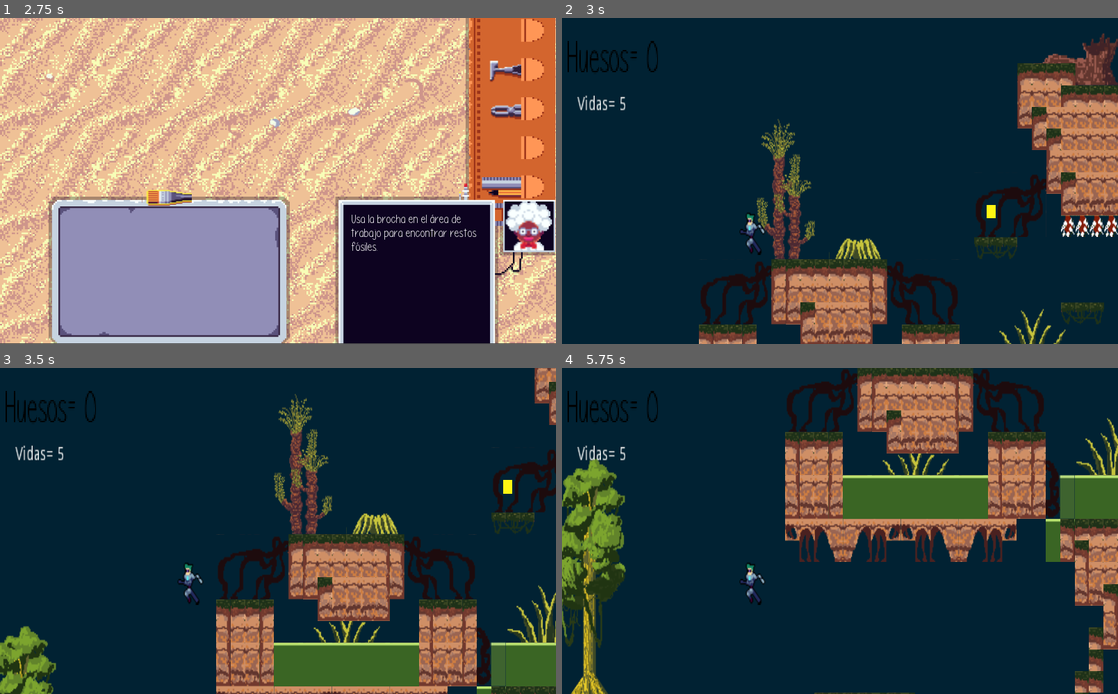
Above: before the commit, frames 1-4 (two rows, left to right).
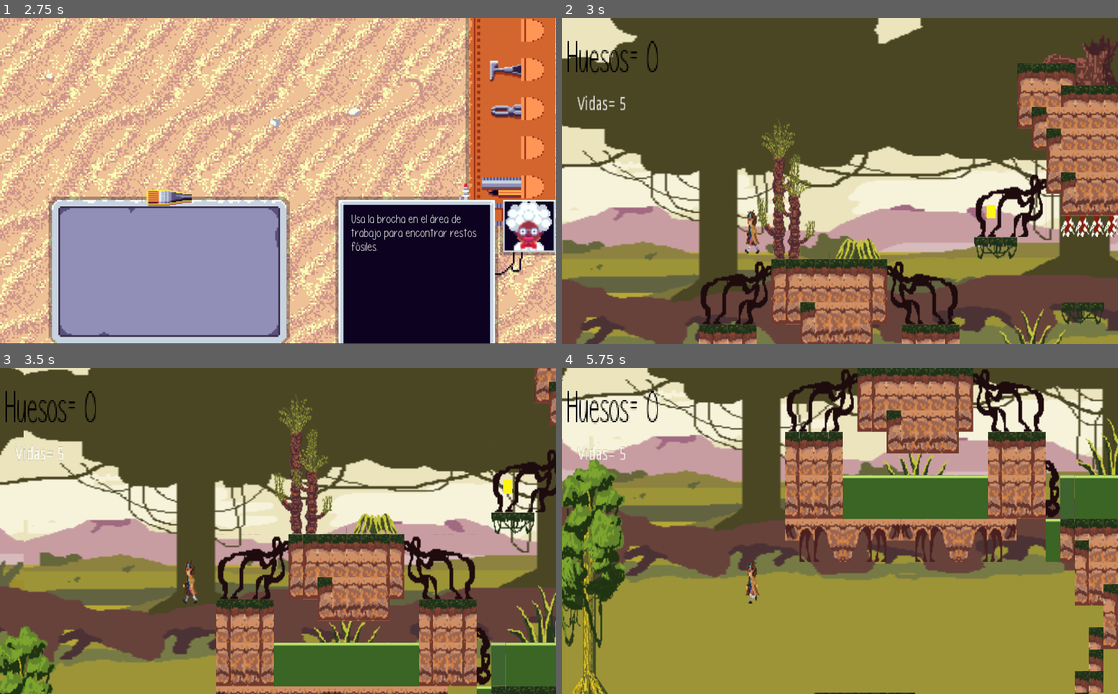
Above: after the commit, the same moments.

Repository: nahuelcosta/Backtothemesozoic
Game: Godot game, scene res://Escenas/Menuprincipal.tscn
Two runs of this game, one before a commit and one after it. Both use one fixed random seed, a clock stepped at 60 frames per second and the inputs below.
Inputs (mouse positions are in pixels of both pictures, inside the frame that each line leads up to):
- Up to frame 1 (2.75 s): click (278, 259) at 0.5 s; tap Enter at 1.25 s; move the mouse to (400, 164) at 1.27 s; press the mouse at (400, 164) at 1.28 s; hold Right (ui_right) from 1.28 s (still down); tap Up (ui_up) at 1.52, 2.27 s; tap Space at 2 s; move the mouse to (166, 197) at 2.02 s; release the mouse at (166, 197) at 2.03 s; right-click (166, 197) at 2.1 s
- Up to frame 2 (3 s): tap Enter at 2.75 s; move the mouse to (895, 109) at 2.77 s; release Right (ui_right) at 2.78 s; hold Left (ui_left) from 2.78 s (still down); hold 1 from 2.78 s (still down)
- Up to frame 3 (3.5 s): keep holding Left (ui_left); keep holding 1
- Up to frame 4 (5.75 s): move the mouse to (812, 596) at 3.52 s; release Left (ui_left) at 3.53 s; release 1 at 3.53 s; hold Right (ui_right) 3.53-5.03 s; click (812, 596) at 3.6 s; tap Up (ui_up) at 3.77, 4.52, 5.27 s; move the mouse to (1006, 579) at 4.27 s; hold Right mouse button (clickder) 4.28-5.03 s; move the mouse to (673, 482) at 5.02 s; hold Left (ui_left) from 5.03 s (still down); tap 1 at 5.1 s

Frame 1 is identical in both runs. In frame 2, 81% of the frame differs, in the area x 0-100%, y 0-100%; in frame 3, 76%; in frame 4, 71%.

Commit message:
sprite de mecha

Diff:
--- a/Godot/Paleonto-Jam/Escenas/Demo.tscn
+++ b/Godot/Paleonto-Jam/Escenas/Demo.tscn
@@ -1,17 +1,9 @@
-[gd_scene load_steps=57 format=2]
-
-[ext_resource path="res://Sprites/stop2.png" type="Texture" id=1]
+[gd_scene load_steps=65 format=2]
+
+[ext_resource path="res://Sprites/paleontologo_idle.png" type="Texture" id=1]
 [ext_resource path="res://Scripts/Player.gd" type="Script" id=2]
-[ext_resource path="res://Sprites/mov2.png" type="Texture" id=3]
+[ext_resource path="res://Sprites/paleontologo_walk.png" type="Texture" id=3]
 [ext_resource path="res://Sprites/backgroundampliado.png" type="Texture" id=4]
-[ext_resource path="res://Sprites/mov4.png" type="Texture" id=5]
-[ext_resource path="res://Sprites/stop4.png" type="Texture" id=6]
-[ext_resource path="res://Sprites/stop3.png" type="Texture" id=7]
-[ext_resource path="res://Sprites/stop1.png" type="Texture" id=8]
-[ext_resource path="res://Sprites/mov3.png" type="Texture" id=9]
-[ext_resource path="res://Sprites/mov6.png" type="Texture" id=10]
-[ext_resource path="res://Sprites/mov5.png" type="Texture" id=11]
-[ext_resource path="res://Sprites/mov1.png" type="Texture" id=12]
 [ext_resource path="res://Scripts/Plataforma.gd" type="Script" id=13]
 [ext_resource path="res://Please write me a song.ttf" type="DynamicFontData" id=14]
 [ext_resource path="res://Scripts/Moneda.gd" type="Script" id=15]
@@ -20,8 +12,6 @@
 [ext_resource path="res://Escenas/StaticBody.gd" type="Script" id=20]
 [ext_resource path="res://Sprites/tilesetfinal.png" type="Texture" id=22]
 [ext_resource path="res://Sprites/demostracionconplayer.png" type="Texture" id=23]
-[ext_resource path="res://Sprites/HealthSprite.png" type="Texture" id=24]
-[ext_resource path="res://Escenas/barravida.gd" type="Script" id=25]
 
 [sub_resource type="ConvexPolygonShape2D" id=1]
 points = PoolVector2Array( 0, 0, 32, 0, 32, 32, 0, 32 )
@@ -29,11 +19,32 @@
 [sub_resource type="ConvexPolygonShape2D" id=2]
 points = PoolVector2Array( 0, 0, 32, 0, 32, 32, 0, 32 )
 
+[sub_resource type="ConvexPolygonShape2D" id=3]
+points = PoolVector2Array( 16, 48, 0, 48, 0, 0, 16, 0 )
+
+[sub_resource type="ConvexPolygonShape2D" id=4]
+points = PoolVector2Array( 16, 48, 0, 48, 0, 0, 16, 0 )
+
+[sub_resource type="ConvexPolygonShape2D" id=5]
+points = PoolVector2Array( 0, 0, 16, 0, 16, 16, 0, 16 )
+
+[sub_resource type="ConvexPolygonShape2D" id=6]
+points = PoolVector2Array( 0, 0, 16, 0, 16, 16, 0, 16 )
+
+[sub_resource type="ConvexPolygonShape2D" id=7]
+points = PoolVector2Array( 0, 0, 16, 0, 16, 16, 0, 16 )
+
+[sub_resource type="ConvexPolygonShape2D" id=8]
+points = PoolVector2Array( 0, 0, 16, 0, 16, 16, 0, 16 )
+
+[sub_resource type="ConvexPolygonShape2D" id=9]
+points = PoolVector2Array( 0, 0, 16, 0, 16, 16, 0, 16 )
+
 [sub_resource type="ConvexPolygonShape2D" id=10]
-points = PoolVector2Array( 16, 48, 0, 48, 0, 0, 16, 0 )
+points = PoolVector2Array( 0, 0, 16, 0, 16, 16, 0, 16 )
 
 [sub_resource type="ConvexPolygonShape2D" id=11]
-points = PoolVector2Array( 16, 48, 0, 48, 0, 0, 16, 0 )
+points = PoolVector2Array( 0, 0, 16, 0, 16, 16, 0, 16 )
 
 [sub_resource type="ConvexPolygonShape2D" id=12]
 points = PoolVector2Array( 0, 0, 16, 0, 16, 16, 0, 16 )
@@ -75,36 +86,16 @@
 points = PoolVector2Array( 0, 0, 16, 0, 16, 16, 0, 16 )
 
 [sub_resource type="ConvexPolygonShape2D" id=25]
-points = PoolVector2Array( 0, 0, 16, 0, 16, 16, 0, 16 )
+points = PoolVector2Array( 48, 8.85233, 0, 8.85233, 0, 0.0147552, 48, 0.0147552 )
 
 [sub_resource type="ConvexPolygonShape2D" id=26]
-points = PoolVector2Array( 0, 0, 16, 0, 16, 16, 0, 16 )
+points = PoolVector2Array( 48, 8.06026, 0.232994, 8.06026, 0.232994, 0.152946, 48, 0.152946 )
 
 [sub_resource type="ConvexPolygonShape2D" id=27]
-points = PoolVector2Array( 0, 0, 16, 0, 16, 16, 0, 16 )
-
-[sub_resource type="ConvexPolygonShape2D" id=28]
-points = PoolVector2Array( 0, 0, 16, 0, 16, 16, 0, 16 )
-
-[sub_resource type="ConvexPolygonShape2D" id=29]
-points = PoolVector2Array( 0, 0, 16, 0, 16, 16, 0, 16 )
-
-[sub_resource type="ConvexPolygonShape2D" id=30]
-points = PoolVector2Array( 0, 0, 16, 0, 16, 16, 0, 16 )
-
-[sub_resource type="ConvexPolygonShape2D" id=31]
-points = PoolVector2Array( 0, 0, 16, 0, 16, 16, 0, 16 )
-
-[sub_resource type="ConvexPolygonShape2D" id=32]
-points = PoolVector2Array( 48, 8.85233, 0, 8.85233, 0, 0.0147552, 48, 0.0147552 )
-
-[sub_resource type="ConvexPolygonShape2D" id=33]
-points = PoolVector2Array( 48, 8.06026, 0.232994, 8.06026, 0.232994, 0.152946, 48, 0.152946 )
-
-[sub_resource type="ConvexPolygonShape2D" id=34]
 points = PoolVector2Array( 0, 0, 52, 0, 52, 50, 0, 50 )
 
-[sub_resource type="TileSet" id=3]
+[sub_resource type="TileSet" id=28]
+resource_local_to_scene = true
 0/name = "tilesetfinal.png 0"
 0/texture = ExtResource( 22 )
 0/tex_offset = Vector2( 0, 0 )
@@ -166,74 +157,74 @@
 2/navigation_offset = Vector2( 0, 0 )
 2/shape_offset = Vector2( 0, 0 )
 2/shape_transform = Transform2D( 1, 0, 0, 1, 0, 0 )
-2/shape = SubResource( 12 )
+2/shape = SubResource( 5 )
 2/shape_one_way = false
 2/shape_one_way_margin = 1.0
 2/shapes = [ {
 "autotile_coord": Vector2( 0, 0 ),
 "one_way": false,
 "one_way_margin": 1.0,
+"shape": SubResource( 5 ),
+"shape_transform": Transform2D( 1, 0, 0, 1, 0, 0 )
+}, {
+"autotile_coord": Vector2( 0, 0 ),
+"one_way": false,
+"one_way_margin": 1.0,
+"shape": SubResource( 6 ),
+"shape_transform": Transform2D( 1, 0, 0, 1, 0, 0 )
+}, {
+"autotile_coord": Vector2( 1, 0 ),
+"one_way": false,
+"one_way_margin": 1.0,
+"shape": SubResource( 7 ),
+"shape_transform": Transform2D( 1, 0, 0, 1, 0, 0 )
+}, {
+"autotile_coord": Vector2( 2, 0 ),
+"one_way": false,
+"one_way_margin": 1.0,
+"shape": SubResource( 8 ),
+"shape_transform": Transform2D( 1, 0, 0, 1, 0, 0 )
+}, {
+"autotile_coord": Vector2( 0, 1 ),
+"one_way": false,
+"one_way_margin": 1.0,
+"shape": SubResource( 9 ),
+"shape_transform": Transform2D( 1, 0, 0, 1, 0, 0 )
+}, {
+"autotile_coord": Vector2( 1, 1 ),
+"one_way": false,
+"one_way_margin": 1.0,
+"shape": SubResource( 10 ),
+"shape_transform": Transform2D( 1, 0, 0, 1, 0, 0 )
+}, {
+"autotile_coord": Vector2( 1, 1 ),
+"one_way": false,
+"one_way_margin": 1.0,
+"shape": SubResource( 11 ),
+"shape_transform": Transform2D( 1, 0, 0, 1, 0, 0 )
+}, {
+"autotile_coord": Vector2( 2, 1 ),
+"one_way": false,
+"one_way_margin": 1.0,
 "shape": SubResource( 12 ),
 "shape_transform": Transform2D( 1, 0, 0, 1, 0, 0 )
 }, {
-"autotile_coord": Vector2( 0, 0 ),
+"autotile_coord": Vector2( 0, 2 ),
 "one_way": false,
 "one_way_margin": 1.0,
 "shape": SubResource( 13 ),
 "shape_transform": Transform2D( 1, 0, 0, 1, 0, 0 )
 }, {
-"autotile_coord": Vector2( 1, 0 ),
+"autotile_coord": Vector2( 1, 2 ),
 "one_way": false,
 "one_way_margin": 1.0,
 "shape": SubResource( 14 ),
 "shape_transform": Transform2D( 1, 0, 0, 1, 0, 0 )
 }, {
-"autotile_coord": Vector2( 2, 0 ),
+"autotile_coord": Vector2( 2, 2 ),
 "one_way": false,
 "one_way_margin": 1.0,
 "shape": SubResource( 15 ),
-"shape_transform": Transform2D( 1, 0, 0, 1, 0, 0 )
-}, {
-"autotile_coord": Vector2( 0, 1 ),
-"one_way": false,
-"one_way_margin": 1.0,
-"shape": SubResource( 16 ),
-"shape_transform": Transform2D( 1, 0, 0, 1, 0, 0 )
-}, {
-"autotile_coord": Vector2( 1, 1 ),
-"one_way": false,
-"one_way_margin": 1.0,
-"shape": SubResource( 17 ),
-"shape_transform": Transform2D( 1, 0, 0, 1, 0, 0 )
-}, {
-"autotile_coord": Vector2( 1, 1 ),
-"one_way": false,
-"one_way_margin": 1.0,
-"shape": SubResource( 18 ),
-"shape_transform": Transform2D( 1, 0, 0, 1, 0, 0 )
-}, {
-"autotile_coord": Vector2( 2, 1 ),
-"one_way": false,
-"one_way_margin": 1.0,
-"shape": SubResource( 19 ),
-"shape_transform": Transform2D( 1, 0, 0, 1, 0, 0 )
-}, {
-"autotile_coord": Vector2( 0, 2 ),
-"one_way": false,
-"one_way_margin": 1.0,
-"shape": SubResource( 20 ),
-"shape_transform": Transform2D( 1, 0, 0, 1, 0, 0 )
-}, {
-"autotile_coord": Vector2( 1, 2 ),
-"one_way": false,
-"one_way_margin": 1.0,
-"shape": SubResource( 21 ),
-"shape_transform": Transform2D( 1, 0, 0, 1, 0, 0 )
-}, {
-"autotile_coord": Vector2( 2, 2 ),
-"one_way": false,
-"one_way_margin": 1.0,
-"shape": SubResource( 22 ),
 "shape_transform": Transform2D( 1, 0, 0, 1, 0, 0 )
 } ]
 2/z_index = 0
@@ -256,62 +247,62 @@
 3/navigation_offset = Vector2( 0, 0 )
 3/shape_offset = Vector2( 0, 0 )
 3/shape_transform = Transform2D( 1, 0, 0, 1, 0, 0 )
-3/shape = SubResource( 23 )
+3/shape = SubResource( 16 )
 3/shape_one_way = false
 3/shape_one_way_margin = 1.0
 3/shapes = [ {
 "autotile_coord": Vector2( 0, 0 ),
 "one_way": false,
 "one_way_margin": 1.0,
+"shape": SubResource( 16 ),
+"shape_transform": Transform2D( 1, 0, 0, 1, 0, 0 )
+}, {
+"autotile_coord": Vector2( 1, 0 ),
+"one_way": false,
+"one_way_margin": 1.0,
+"shape": SubResource( 17 ),
+"shape_transform": Transform2D( 1, 0, 0, 1, 0, 0 )
+}, {
+"autotile_coord": Vector2( 2, 0 ),
+"one_way": false,
+"one_way_margin": 1.0,
+"shape": SubResource( 18 ),
+"shape_transform": Transform2D( 1, 0, 0, 1, 0, 0 )
+}, {
+"autotile_coord": Vector2( 0, 1 ),
+"one_way": false,
+"one_way_margin": 1.0,
+"shape": SubResource( 19 ),
+"shape_transform": Transform2D( 1, 0, 0, 1, 0, 0 )
+}, {
+"autotile_coord": Vector2( 1, 1 ),
+"one_way": false,
+"one_way_margin": 1.0,
+"shape": SubResource( 20 ),
+"shape_transform": Transform2D( 1, 0, 0, 1, 0, 0 )
+}, {
+"autotile_coord": Vector2( 2, 1 ),
+"one_way": false,
+"one_way_margin": 1.0,
+"shape": SubResource( 21 ),
+"shape_transform": Transform2D( 1, 0, 0, 1, 0, 0 )
+}, {
+"autotile_coord": Vector2( 0, 2 ),
+"one_way": false,
+"one_way_margin": 1.0,
+"shape": SubResource( 22 ),
+"shape_transform": Transform2D( 1, 0, 0, 1, 0, 0 )
+}, {
+"autotile_coord": Vector2( 1, 2 ),
+"one_way": false,
+"one_way_margin": 1.0,
 "shape": SubResource( 23 ),
 "shape_transform": Transform2D( 1, 0, 0, 1, 0, 0 )
 }, {
-"autotile_coord": Vector2( 1, 0 ),
+"autotile_coord": Vector2( 2, 2 ),
 "one_way": false,
 "one_way_margin": 1.0,
 "shape": SubResource( 24 ),
-"shape_transform": Transform2D( 1, 0, 0, 1, 0, 0 )
-}, {
-"autotile_coord": Vector2( 2, 0 ),
-"one_way": false,
-"one_way_margin": 1.0,
-"shape": SubResource( 25 ),
-"shape_transform": Transform2D( 1, 0, 0, 1, 0, 0 )
-}, {
-"autotile_coord": Vector2( 0, 1 ),
-"one_way": false,
-"one_way_margin": 1.0,
-"shape": SubResource( 26 ),
-"shape_transform": Transform2D( 1, 0, 0, 1, 0, 0 )
-}, {
-"autotile_coord": Vector2( 1, 1 ),
-"one_way": false,
-"one_way_margin": 1.0,
-"shape": SubResource( 27 ),
-"shape_transform": Transform2D( 1, 0, 0, 1, 0, 0 )
-}, {
-"autotile_coord": Vector2( 2, 1 ),
-"one_way": false,
-"one_way_margin": 1.0,
-"shape": SubResource( 28 ),
-"shape_transform": Transform2D( 1, 0, 0, 1, 0, 0 )
-}, {
-"autotile_coord": Vector2( 0, 2 ),
-"one_way": false,
-"one_way_margin": 1.0,
-"shape": SubResource( 29 ),
-"shape_transform": Transform2D( 1, 0, 0, 1, 0, 0 )
-}, {
-"autotile_coord": Vector2( 1, 2 ),
-"one_way": false,
-"one_way_margin": 1.0,
-"shape": SubResource( 30 ),
-"shape_transform": Transform2D( 1, 0, 0, 1, 0, 0 )
-}, {
-"autotile_coord": Vector2( 2, 2 ),
-"one_way": false,
-"one_way_margin": 1.0,
-"shape": SubResource( 31 ),
 "shape_transform": Transform2D( 1, 0, 0, 1, 0, 0 )
 } ]
 3/z_index = 0
@@ -889,45 +880,140 @@
 41/navigation_offset = Vector2( 0, 0 )
 41/shape_offset = Vector2( 0, 0 )
 41/shape_transform = Transform2D( 1, 0, 0, 1, 0, 0 )
-41/shape = SubResource( 34 )
+41/shape = SubResource( 27 )
 41/shape_one_way = false
 41/shape_one_way_margin = 1.0
 41/shapes = [ {
 "autotile_coord": Vector2( 0, 0 ),
 "one_way": false,
 "one_way_margin": 1.0,
-"shape": SubResource( 34 ),
+"shape": SubResource( 27 ),
 "shape_transform": Transform2D( 1, 0, 0, 1, 0, 0 )
 } ]
 41/z_index = 0
 
-[sub_resource type="RectangleShape2D" id=4]
+[sub_resource type="RectangleShape2D" id=29]
 extents = Vector2( 101.384, 10 )
 
-[sub_resource type="RectangleShape2D" id=5]
+[sub_resource type="RectangleShape2D" id=30]
 extents = Vector2( 18.6831, 18.8369 )
 
-[sub_resource type="SpriteFrames" id=6]
+[sub_resource type="AtlasTexture" id=31]
+flags = 4
+atlas = ExtResource( 1 )
+region = Rect2( 0, 0, 32, 32 )
+
+[sub_resource type="AtlasTexture" id=32]
+flags = 4
+atlas = ExtResource( 1 )
+region = Rect2( 32, 0, 32, 32 )
+
+[sub_resource type="AtlasTexture" id=33]
+flags = 4
+atlas = ExtResource( 1 )
+region = Rect2( 64, 0, 32, 32 )
+
+[sub_resource type="AtlasTexture" id=34]
+flags = 4
+atlas = ExtResource( 1 )
+region = Rect2( 96, 0, 32, 32 )
+
+[sub_resource type="AtlasTexture" id=35]
+flags = 4
+atlas = ExtResource( 1 )
+region = Rect2( 128, 0, 32, 32 )
+
+[sub_resource type="AtlasTexture" id=36]
+flags = 4
+atlas = ExtResource( 1 )
+region = Rect2( 160, 0, 32, 32 )
+
+[sub_resource type="AtlasTexture" id=37]
+flags = 4
+atlas = ExtResource( 1 )
+region = Rect2( 192, 0, 32, 32 )
+
+[sub_resource type="AtlasTexture" id=38]
+flags = 4
+atlas = ExtResource( 1 )
+region = Rect2( 224, 0, 32, 32 )
+
+[sub_resource type="AtlasTexture" id=39]
+flags = 4
+atlas = ExtResource( 1 )
+region = Rect2( 256, 0, 32, 32 )
+
+[sub_resource type="AtlasTexture" id=40]
+flags = 4
+atlas = ExtResource( 1 )
+region = Rect2( 288, 0, 32, 32 )
+
+[sub_resource type="AtlasTexture" id=41]
+flags = 4
+atlas = ExtResource( 3 )
+region = Rect2( 0, 0, 32, 32 )
+
+[sub_resource type="AtlasTexture" id=42]
+flags = 4
+atlas = ExtResource( 3 )
+region = Rect2( 32, 0, 32, 32 )
+
+[sub_resource type="AtlasTexture" id=43]
+flags = 4
+atlas = ExtResource( 3 )
+region = Rect2( 64, 0, 32, 32 )
+
+[sub_resource type="AtlasTexture" id=44]
+flags = 4
+atlas = ExtResource( 3 )
+region = Rect2( 96, 0, 32, 32 )
+
+[sub_resource type="AtlasTexture" id=45]
+flags = 4
+atlas = ExtResource( 3 )
+region = Rect2( 128, 0, 32, 32 )
+
+[sub_resource type="AtlasTexture" id=46]
+flags = 4
+atlas = ExtResource( 3 )
+region = Rect2( 160, 0, 32, 32 )
+
+[sub_resource type="AtlasTexture" id=47]
+flags = 4
+atlas = ExtResource( 3 )
+region = Rect2( 192, 0, 32, 32 )
+
+[sub_resource type="AtlasTexture" id=48]
+flags = 4
+atlas = ExtResource( 3 )
+region = Rect2( 224, 0, 32, 32 )
+
+[sub_resource type="SpriteFrames" id=49]
 animations = [ {
-"frames": [ ExtResource( 8 ), ExtResource( 1 ), ExtResource( 7 ), ExtResource( 6 ) ],
+"frames": [ SubResource( 31 ), SubResource( 32 ), SubResource( 33 ), SubResource( 34 ), SubResource( 35 ), SubResource( 36 ), SubResource( 37 ), SubResource( 38 ), SubResource( 39 ), SubResource( 40 ) ],
 "loop": true,
 "name": "Stop",
 "speed": 5.0
 }, {
-"frames": [ ExtResource( 12 ), ExtResource( 3 ), ExtResource( 9 ), ExtResource( 5 ), ExtResource( 11 ), ExtResource( 10 ) ],
+"frames": [  ],
+"loop": true,
+"name": "saltar",
+"speed": 5.0
+}, {
+"frames": [ SubResource( 41 ), SubResource( 42 ), SubResource( 43 ), SubResource( 44 ), SubResource( 45 ), SubResource( 46 ), SubResource( 47 ), SubResource( 48 ) ],
 "loop": true,
 "name": "Caminar",
 "speed": 24.0
 } ]
 
-[sub_resource type="RectangleShape2D" id=7]
+[sub_resource type="RectangleShape2D" id=50]
 extents = Vector2( 7.88774, 13.25 )
 
-[sub_resource type="DynamicFont" id=8]
+[sub_resource type="DynamicFont" id=51]
 size = 32
 font_data = ExtResource( 14 )
 
-[sub_resource type="RectangleShape2D" id=9]
+[sub_resource type="RectangleShape2D" id=52]
 extents = Vector2( 19.7918, 5.85974 )
 
 [node name="Demo" type="Control"]
@@ -936,21 +1022,11 @@
 "_edit_use_anchors_": false
 }
 
-[node name="Bg" type="ColorRect" parent="."]
-margin_left = -346.0
-margin_top = -214.0
-margin_right = 2427.0
-margin_bottom = 1546.0
-color = Color( 0.00784314, 0.137255, 0.203922, 1 )
-__meta__ = {
-"_edit_use_anchors_": false
-}
-
 [node name="Mapa" type="Node2D" parent="."]
 
 [node name="TileMap" type="TileMap" parent="."]
 mode = 2
-tile_set = SubResource( 3 )
+tile_set = SubResource( 28 )
 cell_size = Vector2( 16, 16 )
 cell_custom_transform = Transform2D( 16, 0, 0, 16, 0, 0 )
 show_collision = true
@@ -1082,13 +1158,12 @@
 
 [node name="Personaje" type="AnimatedSprite" parent="Jugador"]
 position = Vector2( 3.01469, 7.33371 )
-frames = SubResource( 6 )
-animation = "Caminar"
-frame = 4
+frames = SubResource( 49 )
+animation = "saltar"
 
 [node name="Colision" type="CollisionShape2D" parent="Jugador"]
 position = Vector2( 5, 11 )
-shape = SubResource( 7 )
+shape = SubResource( 50 )
 
 [node name="Camara" type="Camera2D" parent="Jugador"]
 offset = Vector2( 100, -30 )
@@ -1124,7 +1199,8 @@
 motion_mirroring = Vector2( 600, 0 )
 
 [node name="Sprite" type="Sprite" parent="Jugador/Camara/ParallaxBackground/ParallaxLayer"]
-position = Vector2( 7.91461, -280.424 )
+light_mask = 0
+position = Vector2( 7.46915, -280.87 )
 scale = Vector2( 1.77939, 1.19693 )
 texture = ExtResource( 4 )
 centered = false
@@ -1196,16 +1272,7 @@
 
 [node name="CollisionShape2D" type="CollisionShape2D" parent="pinches6"]
 position = Vector2( 18.208, 26.6933 )
-shape = SubResource( 9 )
-
-[node name="ui" type="CanvasLayer" parent="."]
-
-[node name="barravida" type="Sprite" parent="ui"]
-position = Vector2( -132.021, -56.3401 )
-texture = ExtResource( 24 )
-hframes = 4
-frame = 3
-script = ExtResource( 25 )
+shape = SubResource( 52 )
 
 [connection signal="timeout" from="Plataforma/Contador" to="Plataforma" method="_on_Contador"]
 [connection signal="body_entered" from="Moneda/Area" to="Moneda" method="_on_Area_body_entered"]
Not shown: 16 places in Godot/Paleonto-Jam/Escenas/Demo.tscn that only renumber resources
Not shown, added: Godot/Paleonto-Jam/Musica/Musica/Cinematica.wav.import
Not shown, added: Godot/Paleonto-Jam/Musica/SFX/Barrida 1.wav.import
Not shown, added: Godot/Paleonto-Jam/Musica/SFX/Barrida 2.wav.import
Not shown, added: Godot/Paleonto-Jam/Musica/SFX/Barrida 3.wav.import
Not shown, added: Godot/Paleonto-Jam/Musica/SFX/Doble Salto personaje.wav.import
Not shown, added: Godot/Paleonto-Jam/Musica/SFX/Escaneo drone.wav.import
Not shown, added: Godot/Paleonto-Jam/Musica/SFX/Game over 1.wav.import
Not shown, added: Godot/Paleonto-Jam/Musica/SFX/Game over 2.wav.import
Not shown, added: Godot/Paleonto-Jam/Musica/SFX/Laser.wav.import
Not shown, added: Godot/Paleonto-Jam/Musica/SFX/Maqueta menú.mp3.import
Not shown, added: Godot/Paleonto-Jam/Musica/SFX/Salto personaje.wav.import
(and 8 more such lines)
